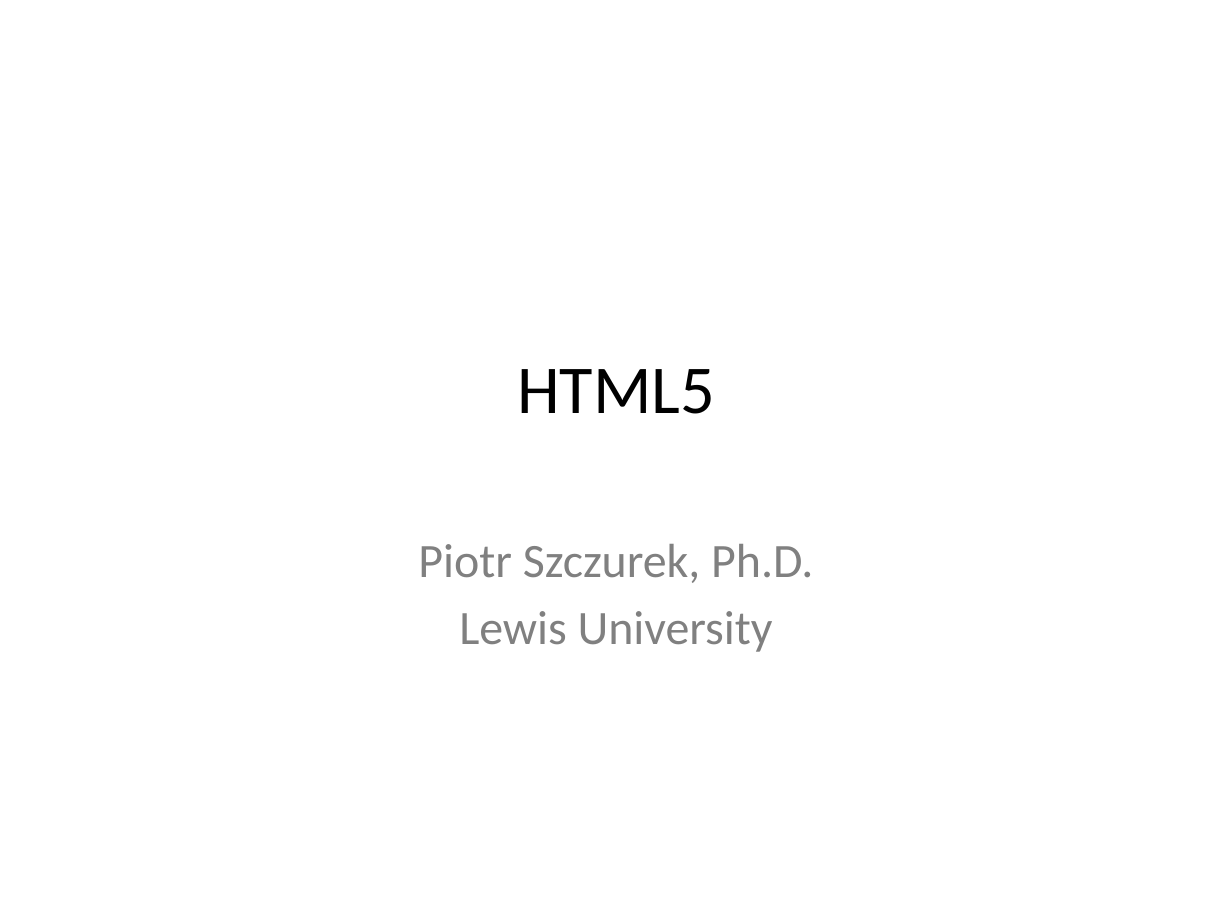
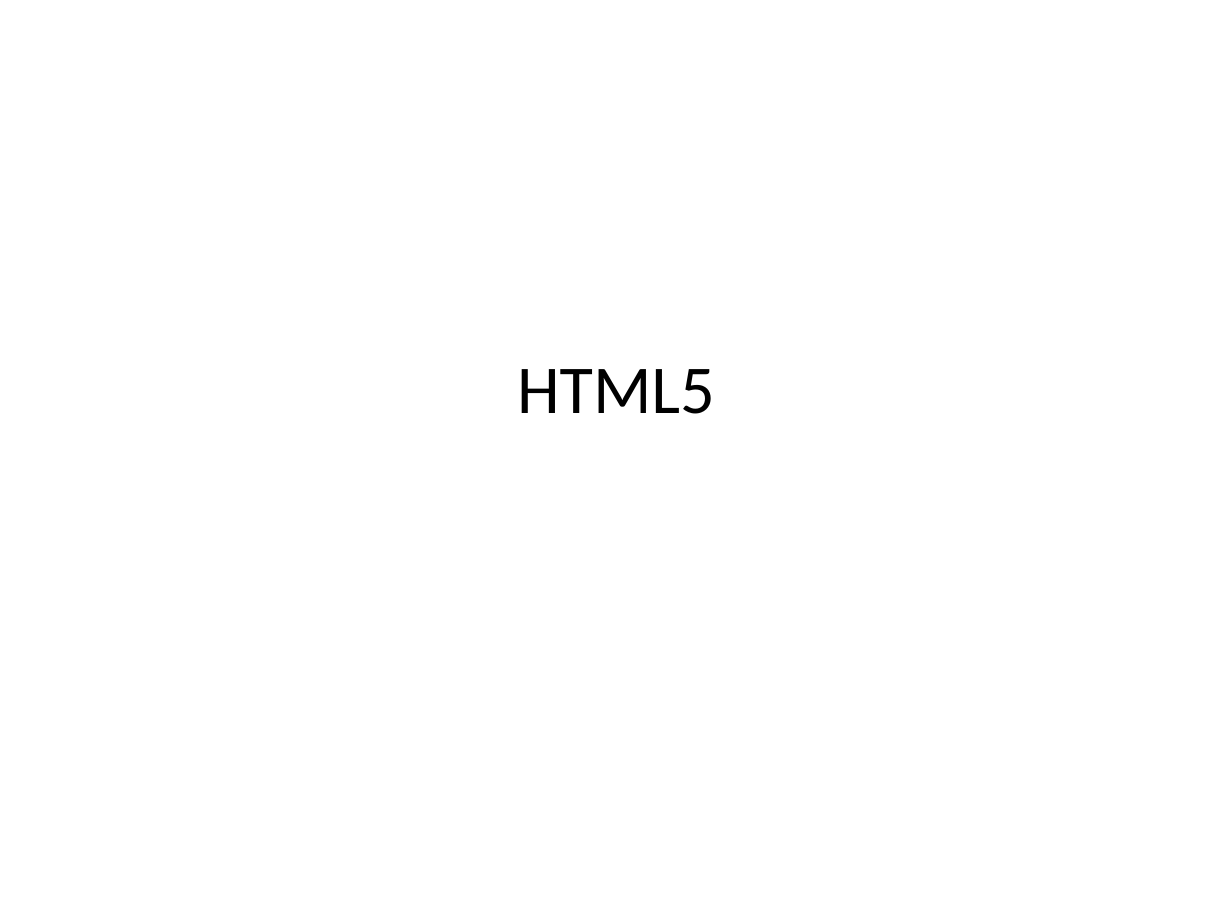
Before and after one commit to EricJPogue/www-epogue-info, a slide deck: slide 1 of CPSC-24700/Presentations/HTML5.pptx. Drawn at 1232x924 pixels with LibreOffice and Linux fonts; fonts in the diff are those of the drawing. Boxes give left, top, right and bottom in pixels: in the first picture for what was removed or moved away, otherwise in the second. Text is boxed around its words. In the diff, an @@ line names an element or a change of style, - is before the commit and + after.

```diff
--- a/CPSC-24700/Presentations/HTML5.pptx
+++ b/CPSC-24700/Presentations/HTML5.pptx
@@ subtitle removed at [418,544,813,652] @@
-Piotr Szczurek, Ph.D.
-Lewis University
```
Also in this commit, not shown: 6 other files.
